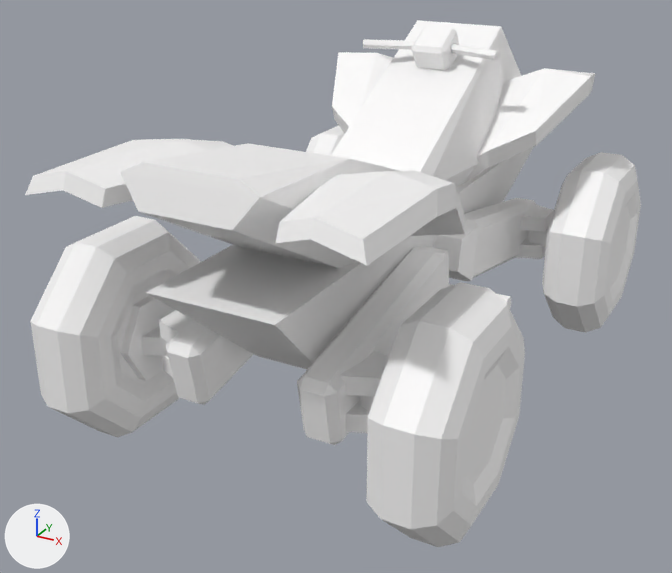
An edit to the FBX model Assets/Art/ATVQuad/ATV_Quad.fbx, drawn before and after from the same camera.
Before and after are seen from a 50 mm lens placed at (2.25, -4.7, 2.79), pointed at (-0.18, -0.28, 0.59). The lights are fixed; the arrows at lower left show +X, +Y and +Z.

The scene before the commit, as lines of its bpy script (objects in view):
```python
mat_quadmat = principled_material('QuadMat')
mat_quadmat.base_color = (0.982, 0.973, 0.973)  # white #fdfcfc
me_quad = bpy.data.meshes.new('quad')
me_quad.from_pydata(...)  # 762 vertices, 698 faces; spans x -1.15..1.15, y -1.91..1.93, z 0.0..1.96
me_quad.materials.append(mat_quadmat)  # white #fdfcfc
ob_quad = bpy.data.objects.new('Quad', me_quad)
ob_quad.location = (0.0, 0.0, 0.0)
```
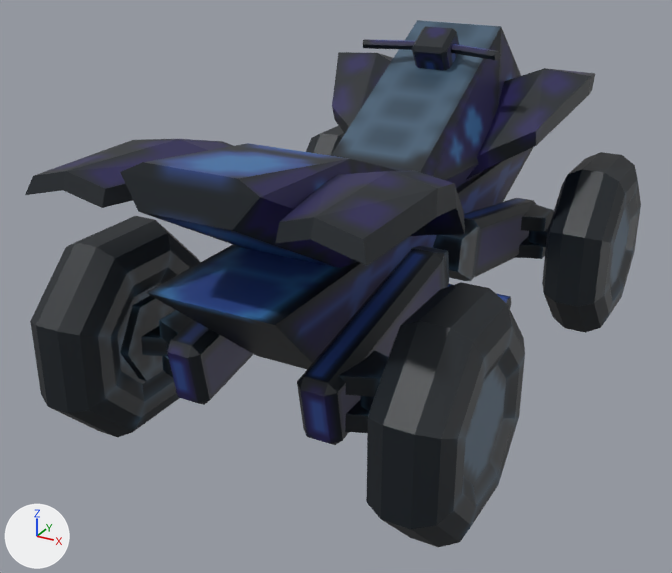
Where the newer file only moved an object's origin or applied its transform, the numbers keep the older frame.

Location of each change, [x1, y1, x2, y2] in pixels of the pictures (672 x 573 px):
'Quad', surface changed
    both: [25, 20, 641, 547]

What changed in the scene script:
```text
Add img_quadtexture_png:
    img_quadtexture_png = load_image('QuadTexture.png', 'QuadTexture.png', 128, 128, 'sRGB')
Change mat_quadmat:
    remove mat_quadmat.base_color = (0.982, 0.973, 0.973)  # white #fdfcfc
    add mat_quadmat.texture = img_quadtexture_png
```
